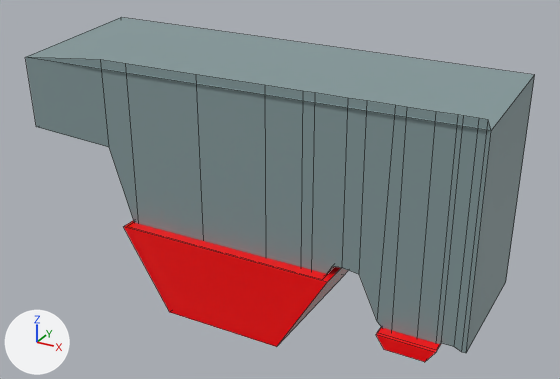
What one commit did to the FBX model Assets/Prefabs/Level1/Import/lvl_Cave.fbx.
Rendered twice from a 50 mm camera at (181.0, -388.0, 223.0) aimed at (-33.0, 0.0, 29.0). Lighting does not change. The marker at lower left points along +X, +Y and +Z. Mesh edges are drawn as thin lines. Where no turn or scale is listed for an object, it has been applied to the vertices.

In view in the first picture: 'die_box.001', 'die_box.002', 'solid_level'.
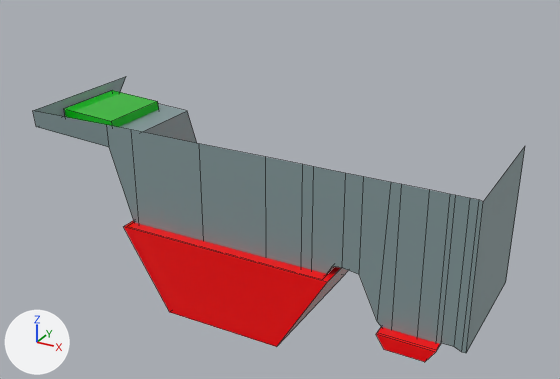
Changed parts and their boxes (x1, y1, x2, y2) in the pictures (560 x 379 px):
```json
{"object": "solid_level", "change": "reshaped", "before": [25, 17, 535, 353], "after": [33, 77, 525, 353], "on screen": "18% shorter"}
{"object": "win_box.001", "change": "unchanged, uncovered by the edit", "after": [64, 90, 159, 127]}
```

The change, as JSON lines over the scene's bpy script:
```json
{"block": "me_plane_001", "where": "# used by ob_solid_level; location = (-35.2, 8.3, 0.0)"}
{"op": "remove", "block": "me_plane_001", "code": "me_plane_001.from_pydata(...)  # 65 vertices, 38 faces; spans x -153.0..138.0, y -59.0..39.0, z -41.0..113.0"}
{"op": "add", "block": "me_plane_001", "code": "me_plane_001.from_pydata(...)  # 65 vertices, 37 faces; spans x -153.0..138.0, y -59.0..39.0, z -41.0..69.0"}
{"block": "me_plane_001", "change": "me_plane_001 part 1"}
{"block": "me_plane_001", "change": "1 face is deleted"}
{"block": "me_plane_001", "change": "15 vertices in x -93.0..136.0, y -53.0, z 109.0 move by (0.0, 0.0, -40.0)"}
{"block": "me_plane_001", "change": "4 vertices move from x -153.0..138.0, y -55.0..39.0, z 104.0..113.0 to x -153.0..138.0, y -55.0..39.0, z 69.0"}
```
